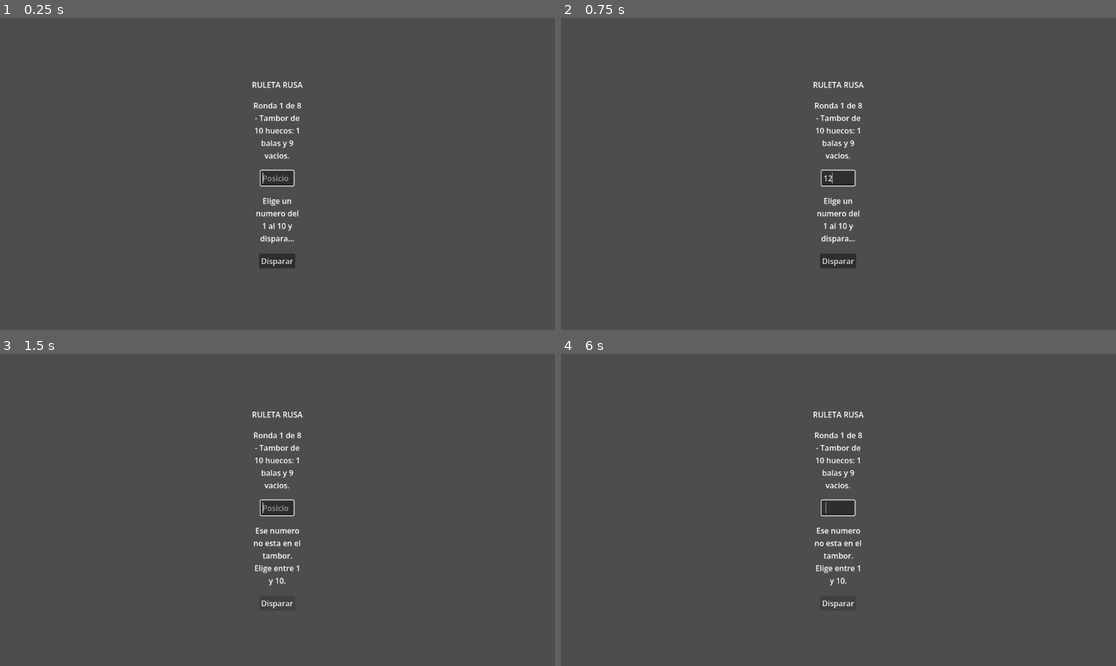
Above: before the commit, frames 1-4 (two rows, left to right).
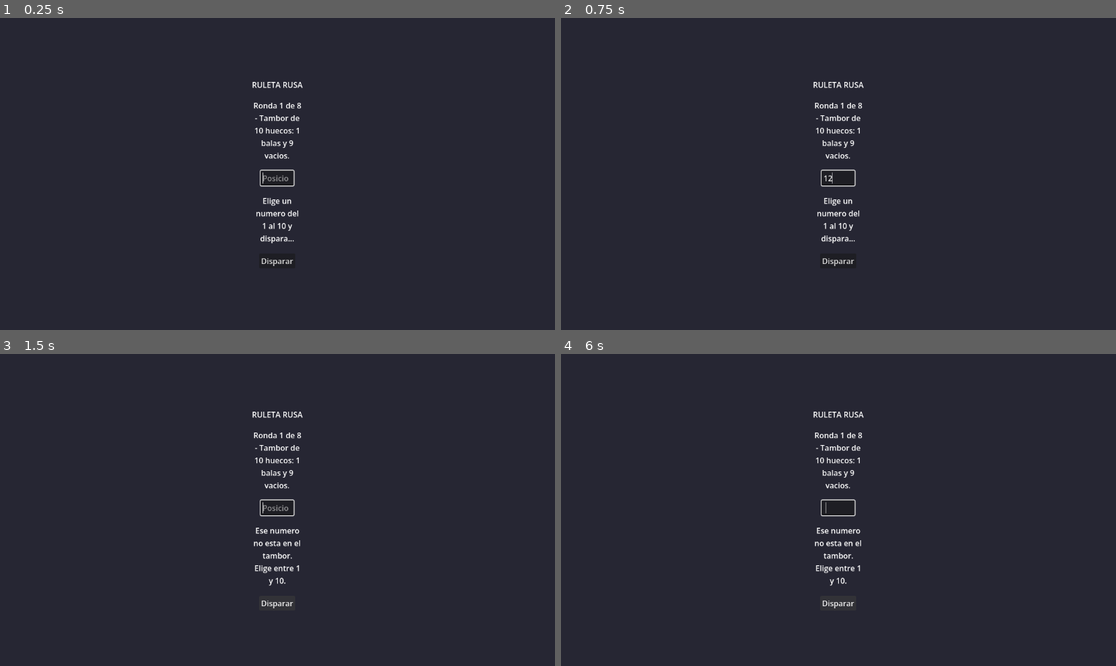
Above: after the commit, the same moments.

Repository: IzanVil/last-click-game
Game: Godot game, scene res://scenes/MainGame.tscn
The game is run twice, just before and just after one commit, with the same random seed, the same clock (stepped at 60 frames per second) and the same inputs.
Inputs (mouse positions are in pixels of both pictures, inside the frame that each line leads up to):
- Up to frame 1 (0.25 s): no input
- Up to frame 2 (0.75 s): click (838, 177) at 0.52 s; type "12" at 0.6 s
- Up to frame 3 (1.5 s): click "Disparar" at 1.25 s
- Up to frame 4 (6 s): click "Disparar" at 2 s; click "Disparar" at 2.75 s; tap Enter at 3.5, 5 s; tap Space at 4.25, 5.75 s

The runs differ from the first frame. In frame 1, 99% of the frame differs, in the area x 0-100%, y 0-100%; in frame 2, 99%; in frame 3, 99%; in frame 4, 99%.

Commit message:
Rename project and add visual feedback flashes to Godot
- project.godot: change game name from outdated 'ruleta-rusa-version-uno' to 'Russian Roulette'
- Add a ColorRect background node to the scene so the background color can be animated
- Add _flash() helper that tweens the background to red on a bullet, green on a click and gold on victory
- Clean up stale __pycache__ from the Python terminal version

Diff:
--- a/2d/MainGame.gd
+++ b/2d/MainGame.gd
@@ -4,8 +4,14 @@
 const RONDAS := 8
 const BALAS_POR_RONDA := [1, 2, 3, 4, 5, 6, 7, 8]
 
+const COLOR_NORMAL := Color(0.15, 0.15, 0.2, 1)
+const COLOR_BOOM := Color(0.45, 0.05, 0.05, 1)
+const COLOR_CLICK := Color(0.05, 0.3, 0.1, 1)
+const COLOR_VICTORIA := Color(0.25, 0.2, 0.05, 1)
+
 var ronda_actual := 1
 var posiciones_bala : Array          # posiciones (del 1 al 10) que tienen bala
+@onready var fondo : ColorRect = $Fondo
 @onready var etiqueta_resultado : Label = $Centro/Columnas/Resultado
 @onready var etiqueta_instrucciones : Label = $Centro/Columnas/Instrucciones
 @onready var entrada_numero : LineEdit = $Centro/Columnas/EntradaNumero
@@ -57,6 +63,7 @@
 	if numero in posiciones_bala:
 		etiqueta_resultado.text = "BOOM. La posicion " + str(numero) + " tenia una bala. Perdiste en la ronda " + str(ronda_actual) + "."
 		print("💥 BOOM. Perdiste en la ronda ", ronda_actual, ". Bala en ", numero, ".")
+		_flash(COLOR_BOOM)
 		await get_tree().create_timer(2.0).timeout
 		iniciar_juego()
 	else:
@@ -65,9 +72,17 @@
 		if ronda_actual >= RONDAS:
 			etiqueta_resultado.text = "🏆 Sobreviviste las " + str(RONDAS) + " rondas. ERES UNA LEYENDA."
 			print("🏆 Sobreviviste las ", RONDAS, " rondas. Eres una leyenda.")
+			_flash(COLOR_VICTORIA)
 			await get_tree().create_timer(2.5).timeout
 			iniciar_juego()
 		else:
 			ronda_actual += 1
+			_flash(COLOR_CLICK)
 			await get_tree().create_timer(1.8).timeout
 			preparar_ronda()
+
+
+func _flash(color: Color) -> void:
+	var tween := create_tween()
+	tween.tween_property(fondo, "color", color, 0.15)
+	tween.tween_property(fondo, "color", COLOR_NORMAL, 0.6)
--- a/2d/project.godot
+++ b/2d/project.godot
@@ -10,7 +10,7 @@
 
 [application]
 
-config/name="ruleta-rusa-version-uno"
+config/name="Russian Roulette"
 run/main_scene="uid://xtcyy3hwjjdg"
 config/features=PackedStringArray("4.7", "GL Compatibility")
 config/icon="res://icon.svg"
--- a/2d/scenes/MainGame.tscn
+++ b/2d/scenes/MainGame.tscn
@@ -9,8 +9,17 @@
 anchor_bottom = 1.0
 grow_horizontal = 2
 grow_vertical = 2
+script = ExtResource("1_game")
+
+[node name="Fondo" type="ColorRect" parent="."]
+layout_mode = 1
+anchors_preset = 15
+anchor_right = 1.0
+anchor_bottom = 1.0
+grow_horizontal = 2
+grow_vertical = 2
+mouse_filter = 2
 color = Color(0.15, 0.15, 0.2, 1)
-script = ExtResource("1_game")
 
 [node name="Centro" type="CenterContainer" parent="."]
 layout_mode = 1
